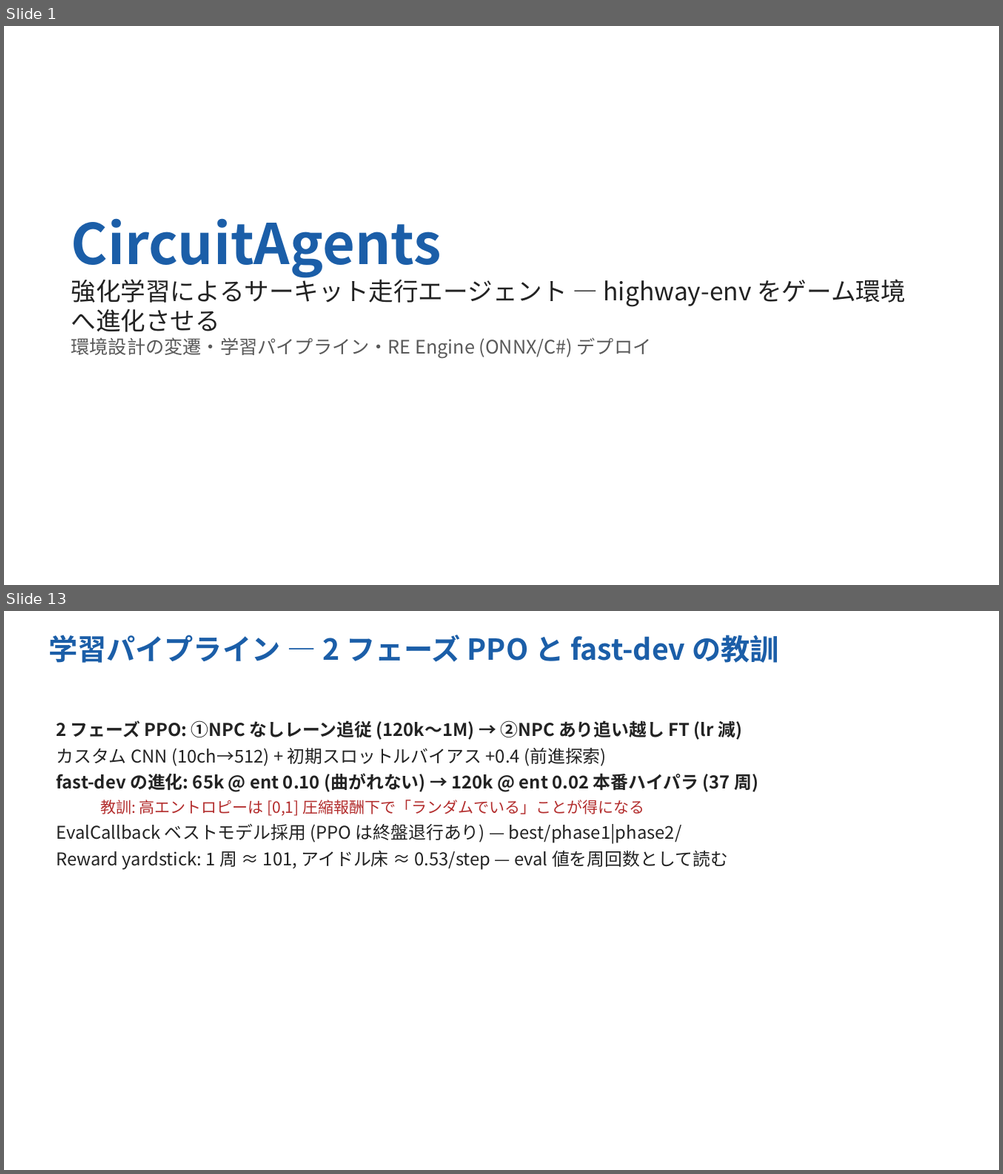
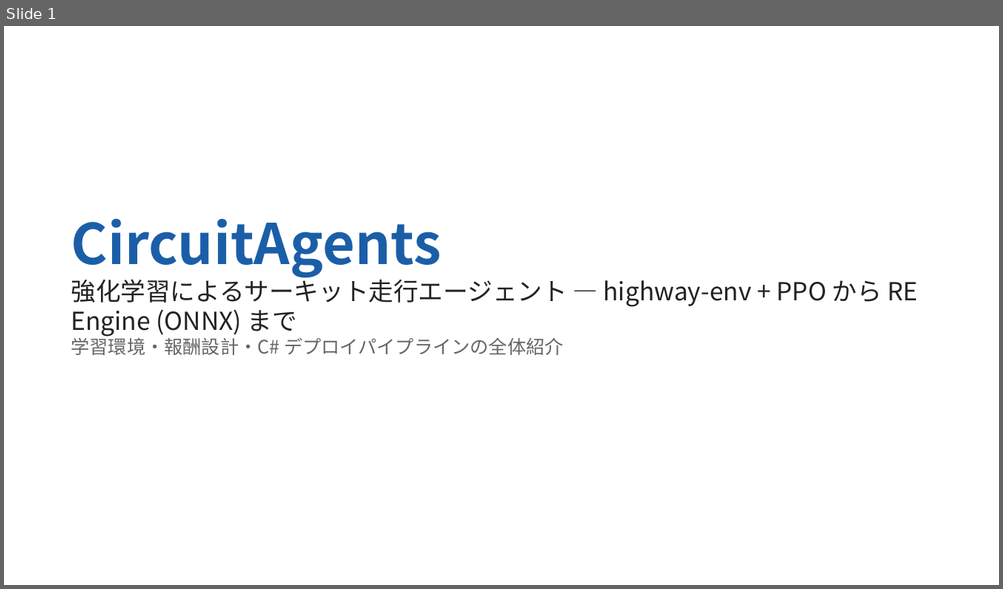
Before and after one commit to Evergarden0101/CircuitAgents, a slide deck: docs/CircuitAgents_intro_ja.pptx. Shown one above the other, each under a label of ours: slides 1 and 13 before the commit, slide 1 after it; the slides between them are not shown. The pictures are 1003x1174 and 1003x589 pixels, drawn with LibreOffice and Linux fonts; fonts in the diff are those of the drawing. Boxes give left, top, right and bottom in pixels: in the first picture for what was removed or moved away, otherwise in the second. Text is boxed around its words. In the diff, an @@ line names an element or a change of style, - is before the commit and + after.

```diff
--- a/docs/CircuitAgents_intro_ja.pptx
+++ b/docs/CircuitAgents_intro_ja.pptx
@@ slide 13 removed at [4,611,999,1170], background #FFFFFF @@
@@ text removed at [48,635,778,663] @@
-学習パイプライン — 2 フェーズ PPO と fast-dev の教訓
@@ text removed at [56,721,758,870] @@
-2 フェーズ PPO: ①NPC なしレーン追従 (120k〜1M) → ②NPC あり追い越し FT (lr 減)
-カスタム CNN (10ch→512) + 初期スロットルバイアス +0.4 (前進探索)
-fast-dev の進化: 65k @ ent 0.10 (曲がれない) → 120k @ ent 0.02 本番ハイパラ (37 周)
-  教訓: 高エントロピーは [0,1] 圧縮報酬下で「ランダムでいる」ことが得になる
-EvalCallback ベストモデル採用 (PPO は終盤退行あり) — best/phase1|phase2/
-Reward yardstick: 1 周 ≈ 101, アイドル床 ≈ 0.53/step — eval 値を周回数として読む
@@ slide 1 changed as well @@
@@ text at [71,275,917,355]: text changed @@
-強化学習によるサーキット走行エージェント — highway-env をゲーム環境へ進化させる
-環境設計の変遷・学習パイプライン・RE Engine (ONNX/C#) デプロイ
+強化学習によるサーキット走行エージェント — highway-env + PPO から RE Engine (ONNX) まで
+学習環境・報酬設計・C# デプロイパイプラインの全体紹介
```
Also in this commit, not shown: 2 other slides changed, 8 slides added, 13 other slides removed, 7 other files.
